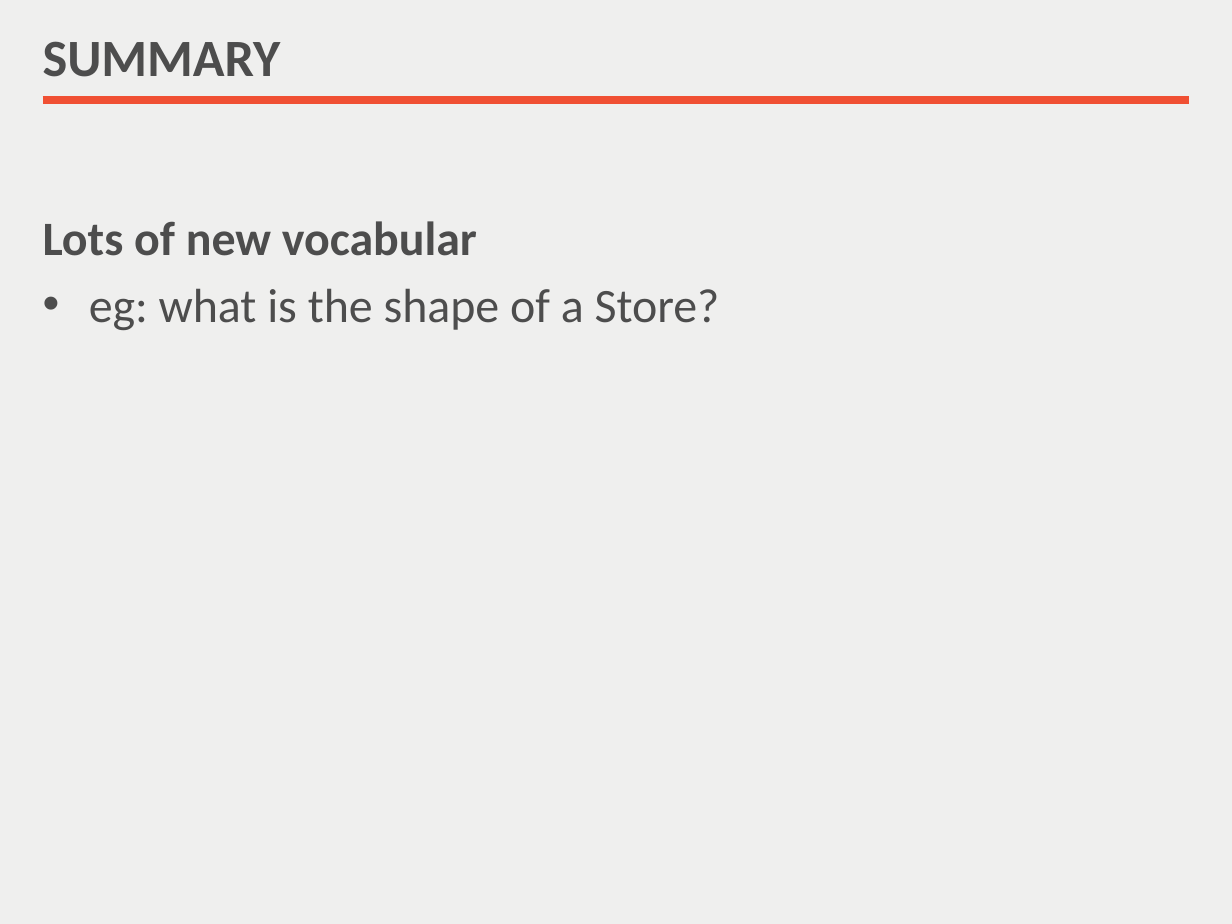
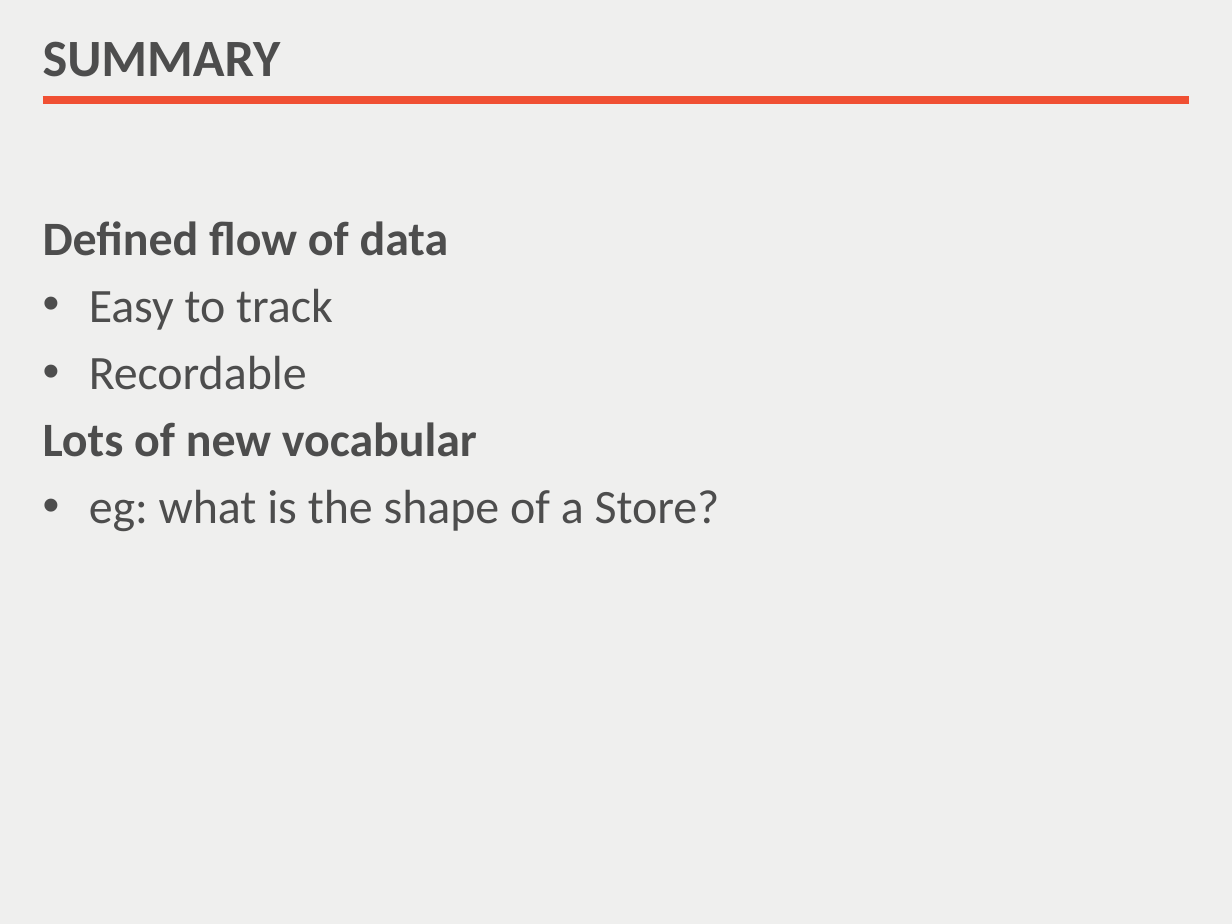
Before and after one commit to nilshartmann/react-meetup-flux, a slide deck: slide 24 of Flux Introduction.pptx (slide 20 before the commit). Drawn at 1232x924 pixels with LibreOffice and Linux fonts; fonts in the diff are those of the drawing. Boxes give left, top, right and bottom in pixels: in the first picture for what was removed or moved away, otherwise in the second. Text is boxed around its words. In the diff, an @@ line names an element or a change of style, - is before the commit and + after.

```diff
--- a/Flux Introduction.pptx
+++ b/Flux Introduction.pptx
@@ text at <box>43,221,449,390</box>: paragraphs added @@
+Defined flow of data
+• Easy to track
+• Recordable
```
Also in this commit, not shown: 7 other slides changed, 8 slides added, 3 slides removed, 1 other file.
